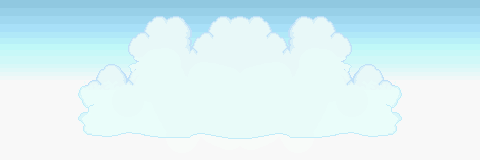
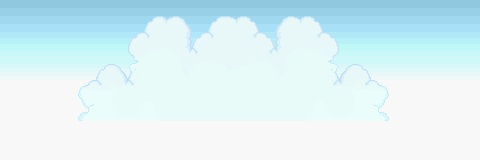
Two versions of the same layered image (480 × 160). Layer-by-layer changes:
painted on "Layer 2" over [227, 16, 403, 153]
painted on "Layer 1" over [80, 121, 240, 153]
painted on "Background" over [80, 16, 403, 153]
